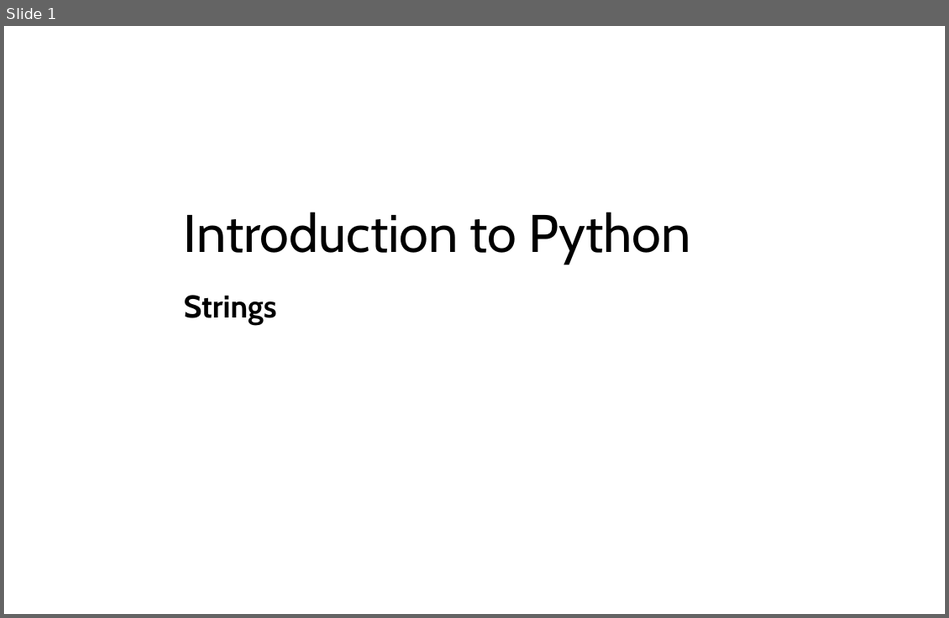
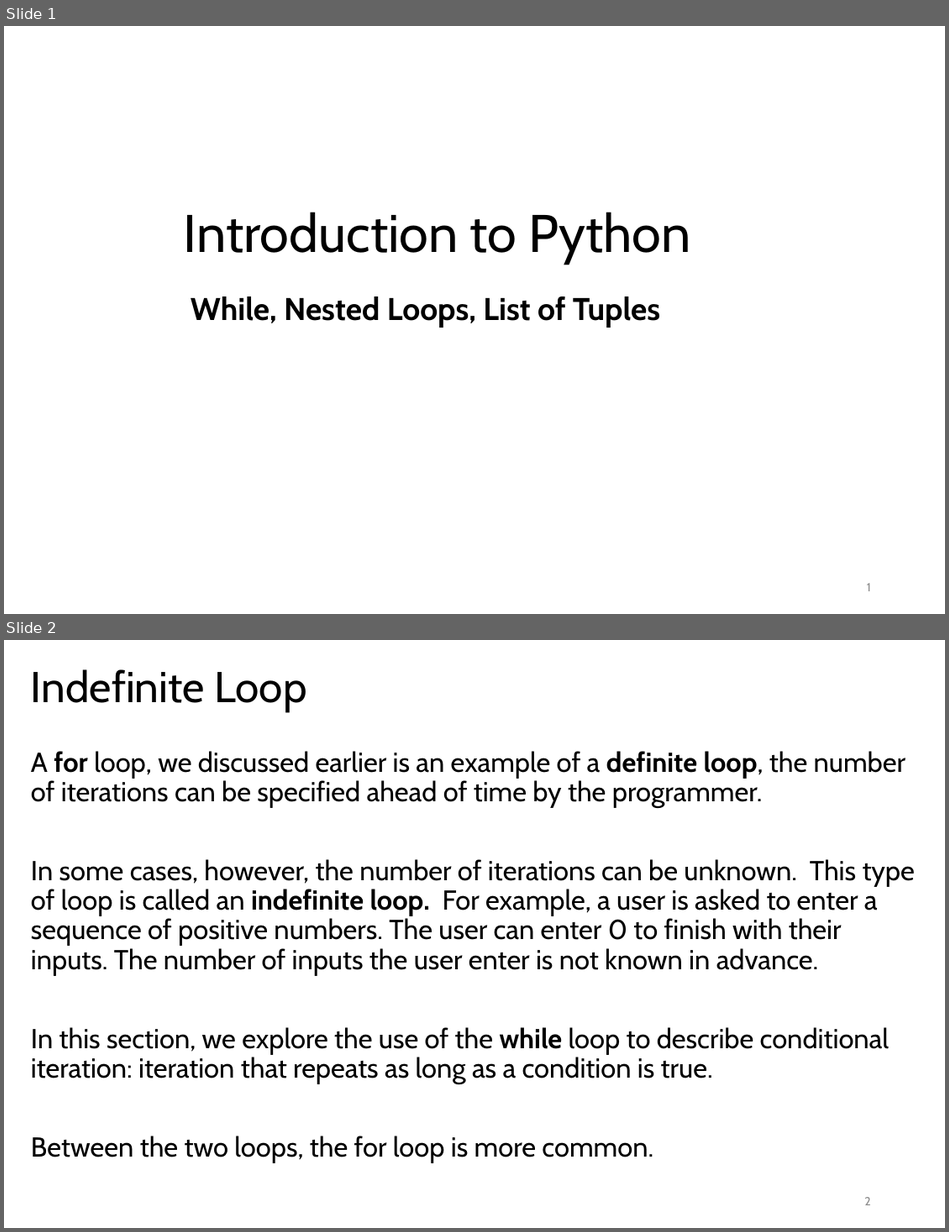
Before and after one commit to LongBaoNguyen/longbaonguyen.github.io, a slide deck: courses/apcsp/lect7.pptx. Shown one above the other, each under a label of ours: slide 1 before the commit, slides 1 and 2 after it. The pictures are 949x618 and 949x1232 pixels, drawn with LibreOffice and Linux fonts; fonts in the diff are those of the drawing. Boxes give left, top, right and bottom in pixels: in the first picture for what was removed or moved away, otherwise in the second. Text is boxed around its words. In the diff, an @@ line names an element or a change of style, - is before the commit and + after.

```diff
--- a/courses/apcsp/lect7.pptx
+++ b/courses/apcsp/lect7.pptx
@@ slide 2 added at (4,640,945,1228), background #FFFFFF @@
@@ title added at (31,669,306,711), 33 pt, text #000000 @@
+Indefinite Loop
@@ text added at (31,751,915,1163), 21 pt, text #000000 @@
+A for loop, we discussed earlier is an example of a definite loop, the number of iterations can be specified ahead of time by the programmer.
+In some cases, however, the number of iterations can be unknown. This type of loop is called an indefinite loop. For example, a user is asked to enter a sequence of positive numbers. The user can enter 0 to finish with their inputs. The number of inputs the user enter is not known in advance.
+In this section, we explore the use of the while loop to describe conditional iteration: iteration that repeats as long as a condition is true.
+Between the two loops, the for loop is more common.
@@ page number added at (864,1197,870,1205), 9 pt, text #8C8C8C @@
+2
@@ slide 1 changed as well @@
@@ subtitle at (190,296,660,327): text changed @@
-Strings
+While, Nested Loops, List of Tuples
@@ page number added at (867,583,871,591), 9 pt, text #8C8C8C @@
+1
```
Also in this commit, not shown: 2 other slides changed, 18 other slides added, 25 slides removed, 9 other files.
